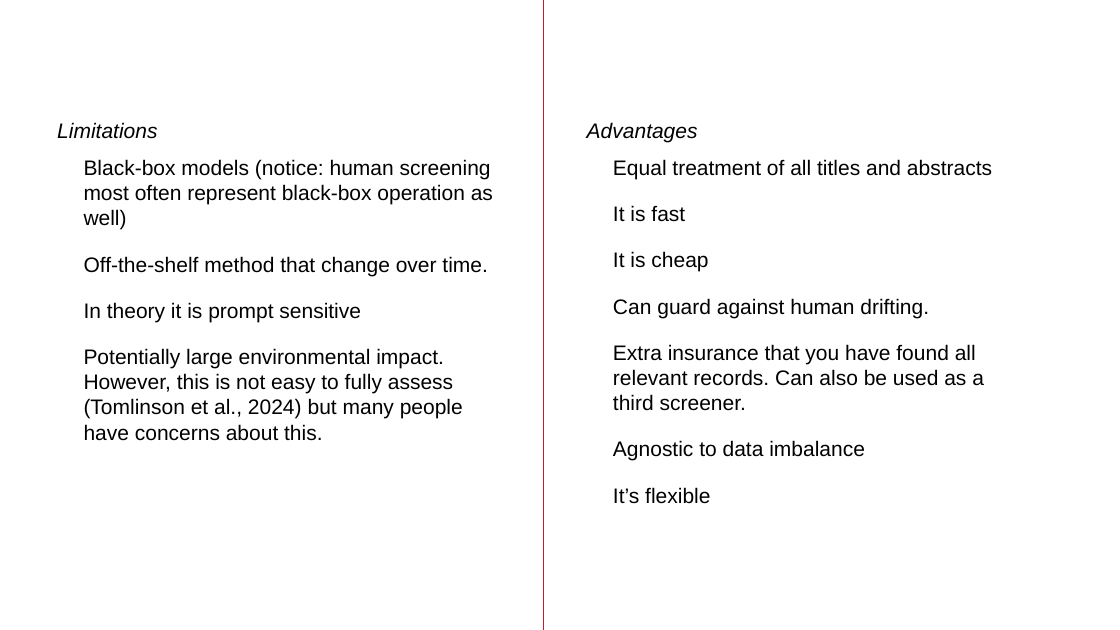
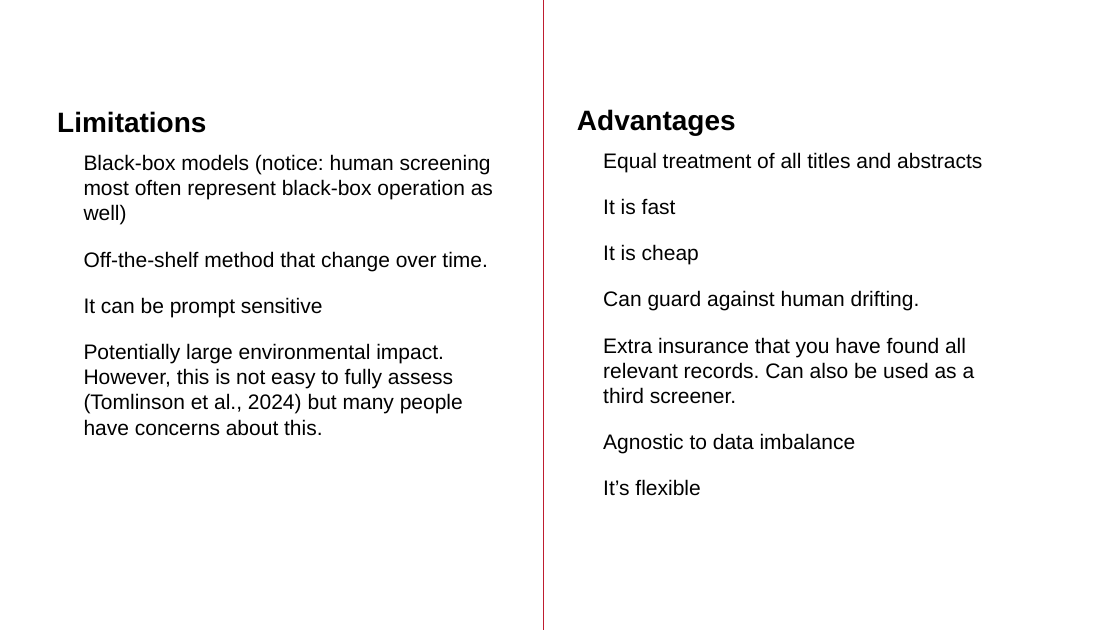
Before and after one commit to MikkelVembye/SRMA-SIG-presentation, a slide deck: slide 10 of SRMA SIG presentation 2024.potx.pptx. Drawn at 1120x630 pixels with LibreOffice and Linux fonts; fonts in the diff are those of the drawing; background and template pictures are left out. Boxes give left, top, right and bottom in pixels: in the first picture for what was removed or moved away, otherwise in the second. Text is boxed around its words. In the diff, an @@ line names an element or a change of style, - is before the commit and + after.

```diff
--- a/SRMA SIG presentation 2024.potx.pptx
+++ b/SRMA SIG presentation 2024.potx.pptx
@@ text at [57, 111, 206, 133]: size 18 to 24 pt, bold on, italic off in "Limitations" @@
@@ text "Limitations": place and size @@
-text "Limitations" at [57, 122, 493, 441]
+text "Limitations" at [57, 111, 493, 436]
@@ text at [577, 109, 736, 135]: size 18 to 24 pt, bold on, italic off in "Advantages" @@
@@ text "Advantages": place and size @@
-text "Advantages" at [587, 122, 992, 504]
+text "Advantages" at [577, 109, 982, 496]
@@ text at [84, 297, 323, 317]: text changed @@
-• In theory it is prompt sensitive
+• It can be prompt sensitive
```
Also in this commit, not shown: 6 other slides changed, 5 other files.
